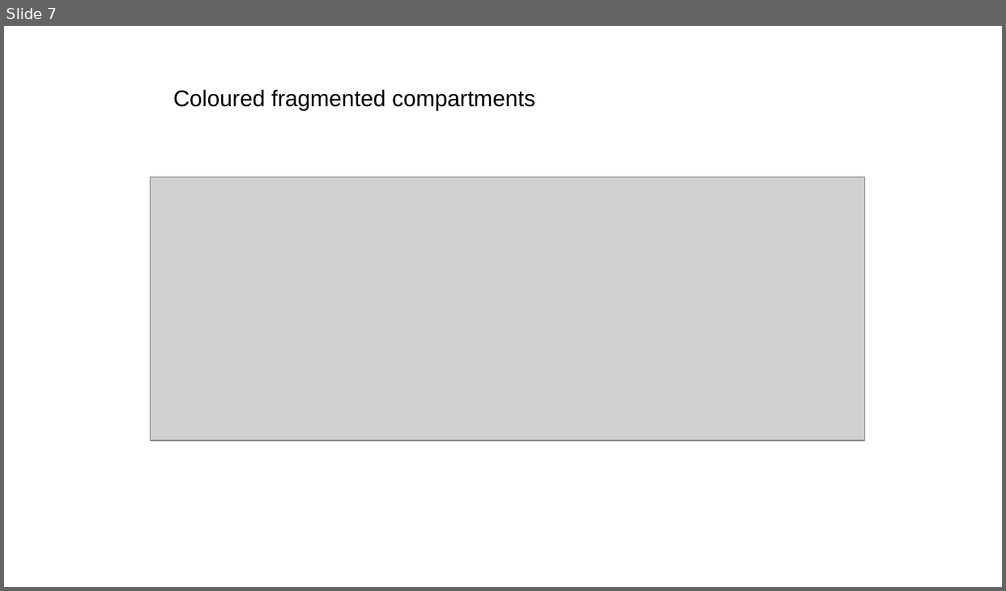
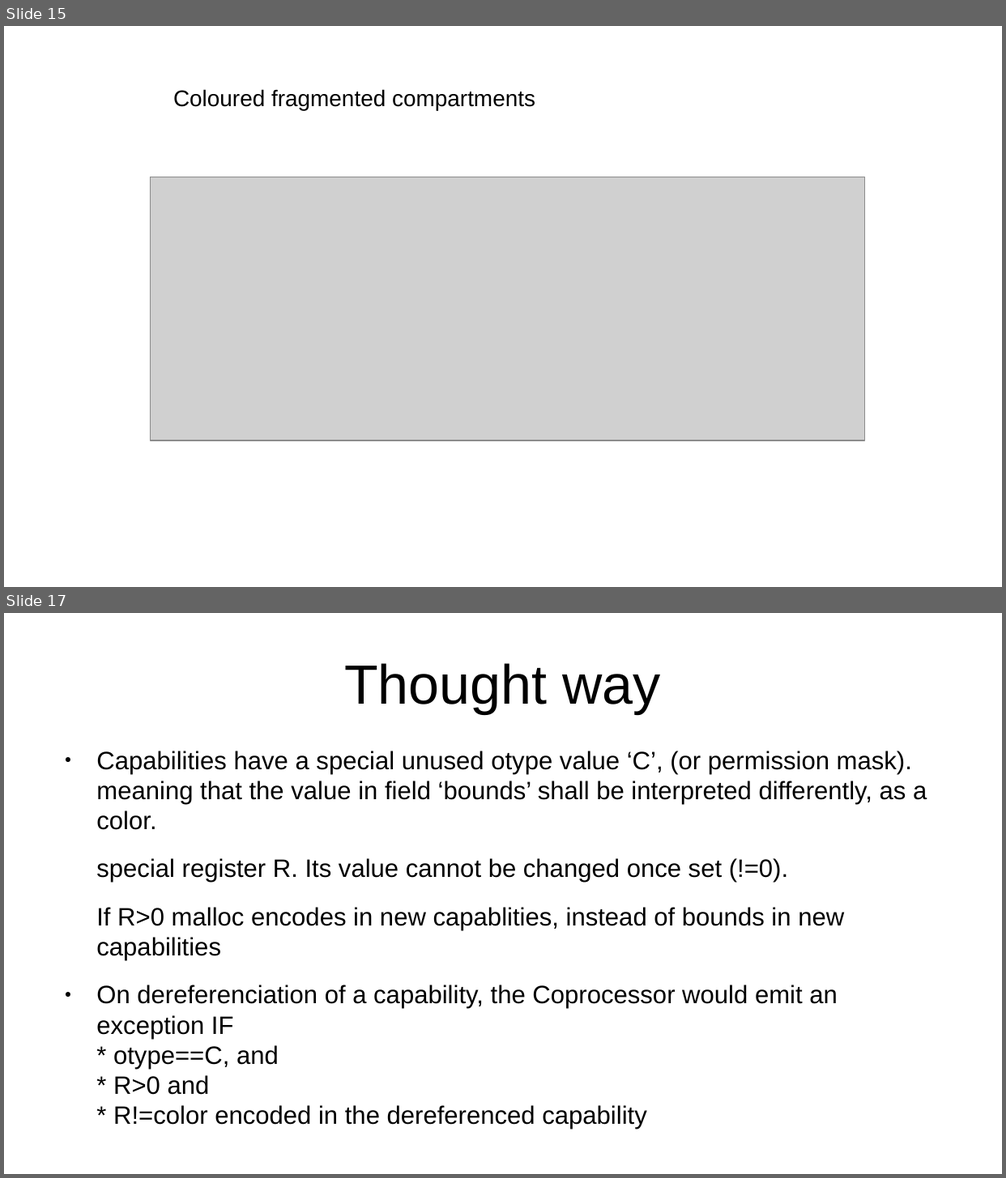
Before and after one commit to root1m3/morello, a slide deck: doc/comparmentalization.odp. Shown one above the other, each under a label of ours: slide 7 before the commit, slides 15 and 17 after it; the slides between them are not shown. The pictures are 1006x591 and 1006x1178 pixels, drawn with LibreOffice and Linux fonts; fonts in the diff are those of the drawing; grey boxes stand for pictures. Boxes give left, top, right and bottom in pixels: in the first picture for what was removed or moved away, otherwise in the second. Text is boxed around its words. In the diff, an @@ line names an element or a change of style, - is before the commit and + after.

```diff
--- a/doc/comparmentalization.odp
+++ b/doc/comparmentalization.odp
@@ slide 17 added at <box>4,613,1002,1174</box>, background #FFFFFF @@
@@ title added at <box>344,663,661,714</box>, 44 pt, text #000000 @@
+Thought way
@@ text added at <box>96,751,927,1130</box>, 20 pt, text #000000 @@
+● Capabilities have a special unused otype value ‘C’, (or permission mask).
+  meaning that the value in field ‘bounds’ shall be interpreted differently, as a color.
+special register R. Its value cannot be changed once set (!=0).
+If R>0 malloc encodes in new capablities, instead of bounds in new capabilities
+● On dereferenciation of a capability, the Coprocessor would emit an exception IF
+  * otype==C, and
+  * R>0 and
+  * R!=color encoded in the dereferenced capability
@@ what was slide 7 is now slide 15 @@
```
Also in this commit, not shown: 1 slide changed, 11 other slides added.
